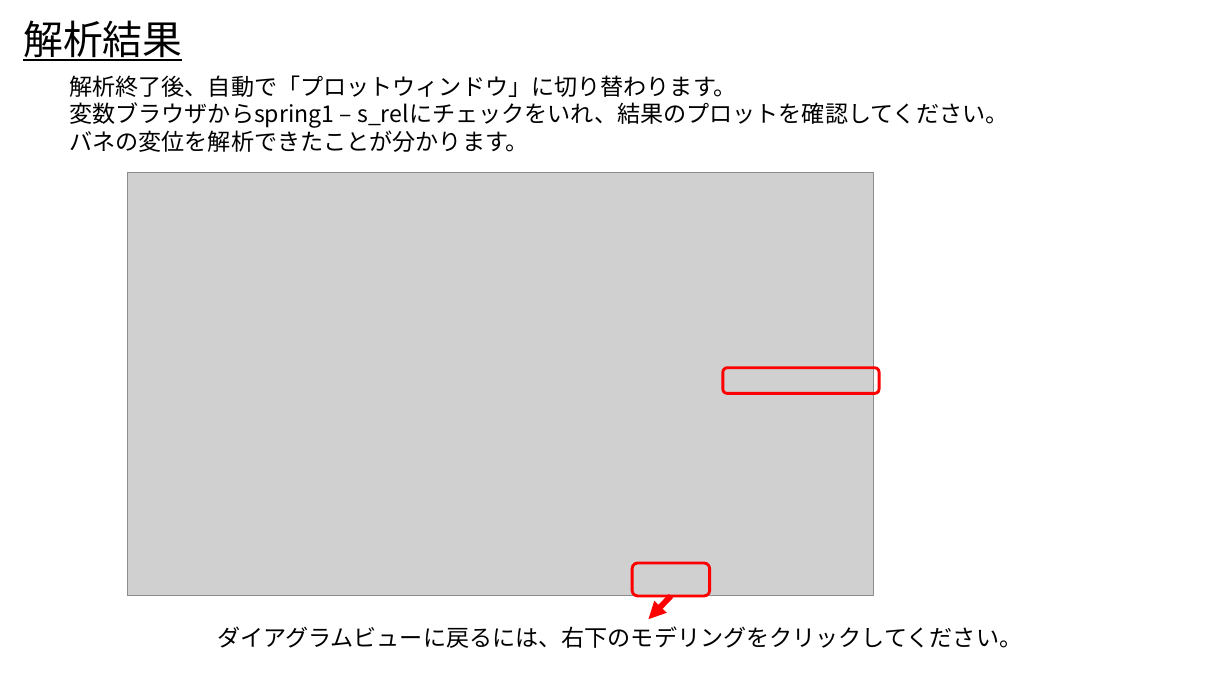
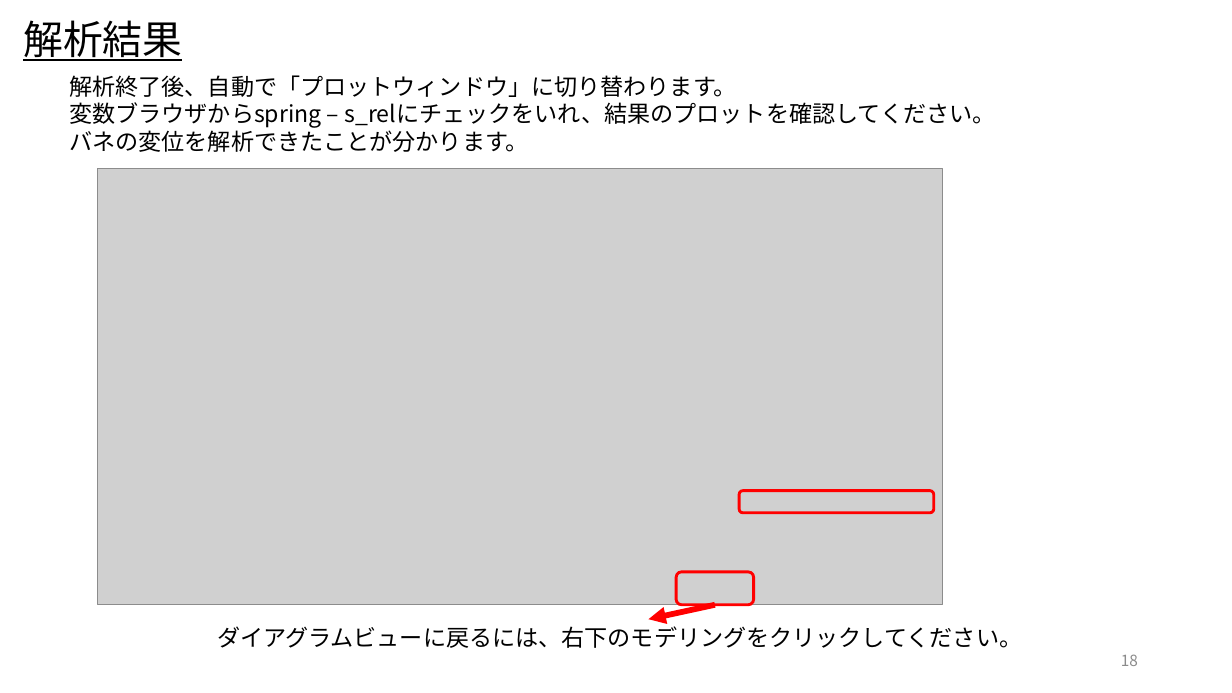
Before and after one commit to UedaShigenori/OpenModelica_Tutorials_Ja, a slide deck: slide 18 of 1_Test/OpenModelica_Tutorials_1.pptx (slide 17 before the commit). Drawn at 1232x693 pixels with LibreOffice and Linux fonts; fonts in the diff are those of the drawing; grey boxes stand for pictures. Boxes give left, top, right and bottom in pixels: in the first picture for what was removed or moved away, otherwise in the second. Text is boxed around its words. In the diff, an @@ line names an element or a change of style, - is before the commit and + after.

```diff
--- a/1_Test/OpenModelica_Tutorials_1.pptx
+++ b/1_Test/OpenModelica_Tutorials_1.pptx
@@ text at <box>69,102,995,128</box>: text changed @@
-変数ブラウザからspring1 – s_relにチェックをいれ、結果のプロットを確認してください。
+変数ブラウザからspring – s_relにチェックをいれ、結果のプロットを確認してください。
@@ picture: place and size @@
-picture at <box>128,173,873,596</box>
+picture at <box>98,168,943,605</box>
@@ rounded rectangle: place and size @@
-rounded rectangle at <box>723,368,879,394</box>
+rounded rectangle at <box>739,491,934,513</box>
@@ rounded rectangle: place and size @@
-rounded rectangle at <box>632,563,710,596</box>
+rounded rectangle at <box>677,572,754,605</box>
@@ arrow moved from (671, 596) - (649, 619) to (715, 605) - (649, 619) @@
@@ page number added at <box>1121,654,1138,666</box>, 12 pt, text #8C8C8C @@
+18
```
Also in this commit, not shown: 16 other slides changed, 1 slide added, 3 other files.
